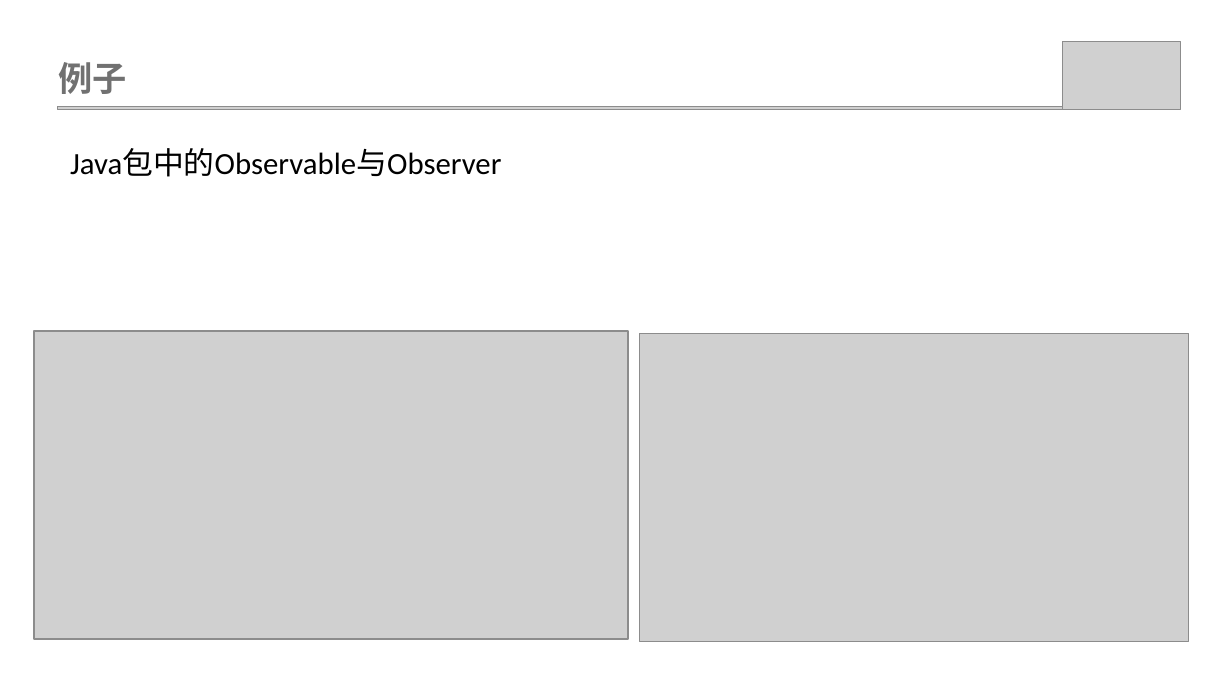
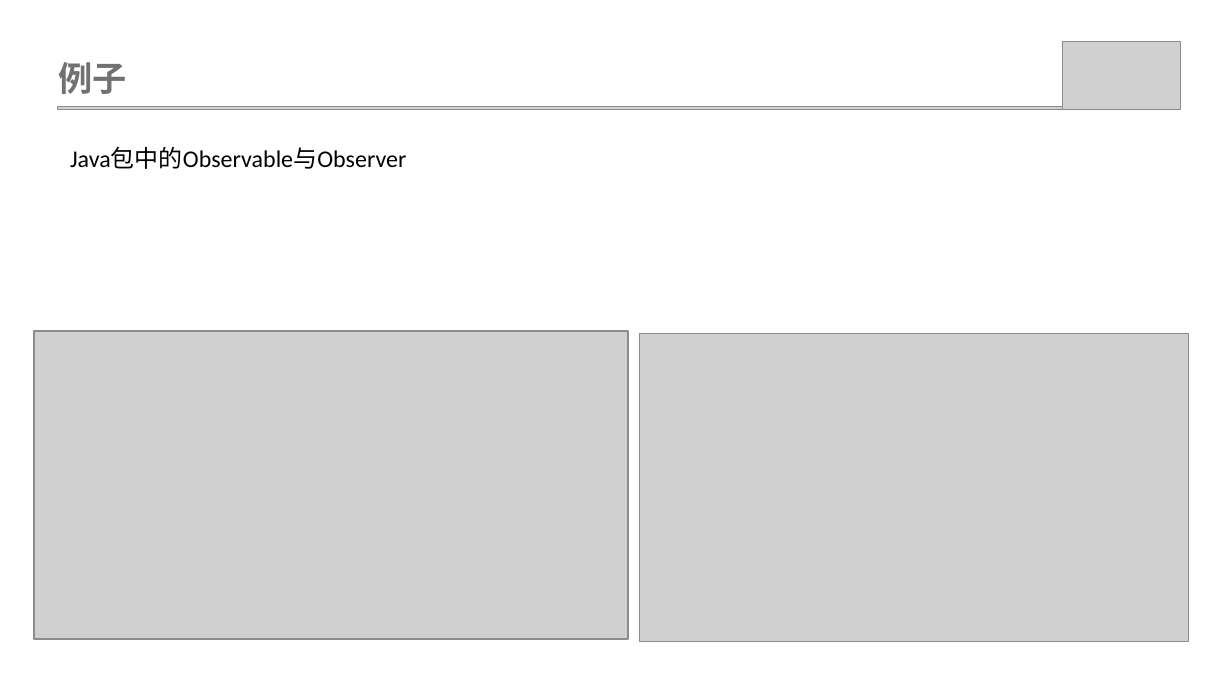
Before and after one commit to weiwangqiang/SharePPT, a slide deck: slide 7 of ObservableMode/观查者模式.pptx (slide 6 before the commit). Drawn at 1232x693 pixels with LibreOffice and Linux fonts; fonts in the diff are those of the drawing; grey boxes stand for pictures. Boxes give left, top, right and bottom in pixels: in the first picture for what was removed or moved away, otherwise in the second. Text is boxed around its words. In the diff, an @@ line names an element or a change of style, - is before the commit and + after.

```diff
--- a/ObservableMode/观查者模式.pptx
+++ b/ObservableMode/观查者模式.pptx
@@ text "Java包中的Observable与Observer" at [70,147,406,169]: size 18 to 14 pt @@
```
Also in this commit, not shown: 6 other slides changed, 4 slides added, 1 slide removed, 3 other files.
